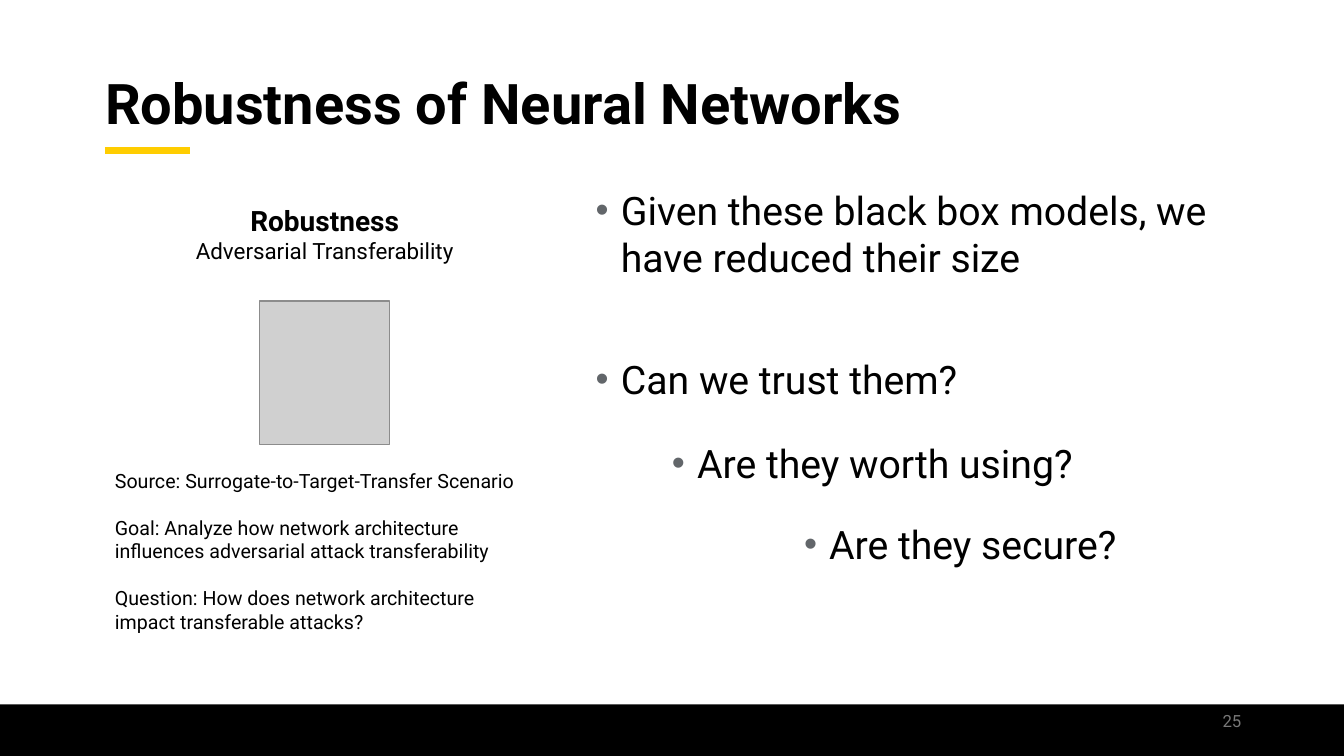
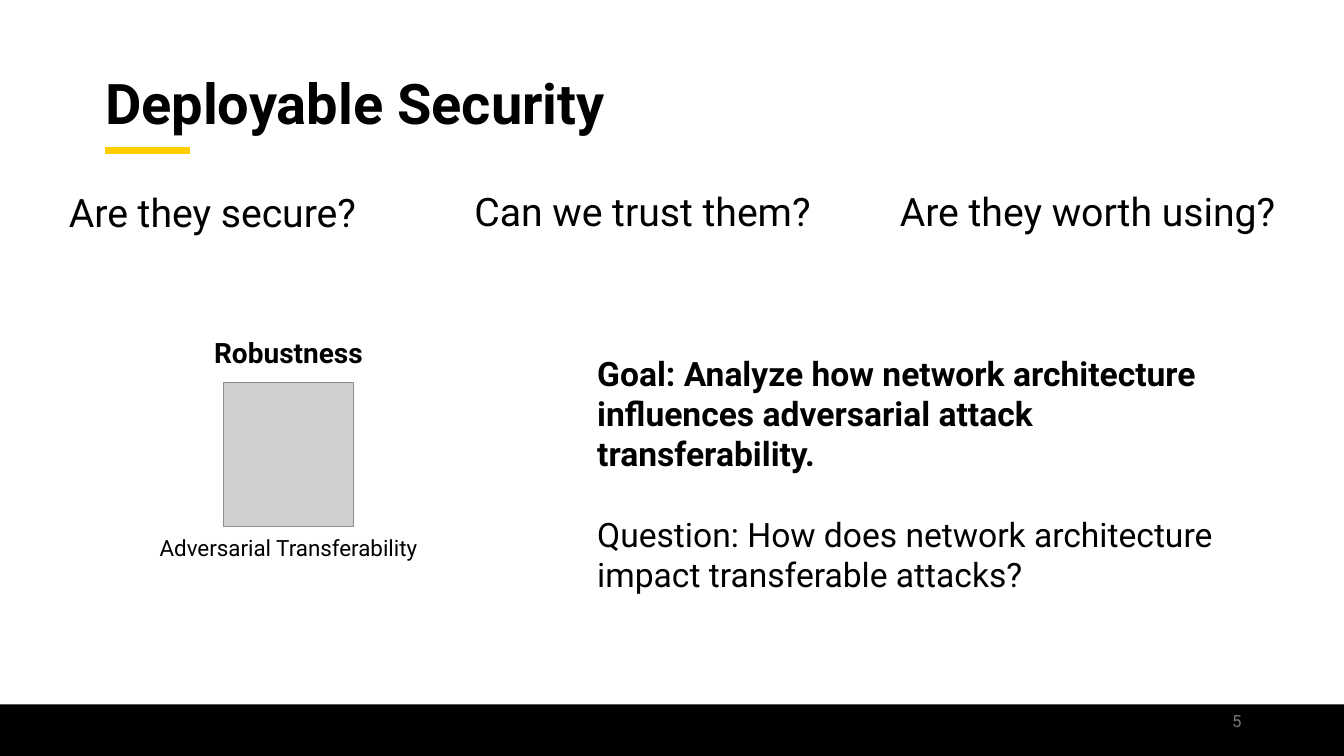
Before and after one commit to jamilgafur/Presentation, a slide deck: slide 5 of Presentation.pptx (slide 25 before the commit). Drawn at 1344x756 pixels with LibreOffice and Linux fonts; fonts in the diff are those of the drawing; grey boxes stand for pictures; background and template pictures are left out. Boxes give left, top, right and bottom in pixels: in the first picture for what was removed or moved away, otherwise in the second. Text is boxed around its words. In the diff, an @@ line names an element or a change of style, - is before the commit and + after.

Commit message:
WIP

```diff
--- a/Presentation.pptx
+++ b/Presentation.pptx
@@ title at <box>105,82,604,136</box>: text changed @@
-Robustness of Neural Networks
+Deployable Security
@@ text "Are they secure?": place and size @@
-text "Are they secure?" at <box>829,529,1116,568</box>
+text "Are they secure?" at <box>69,197,356,236</box>
@@ bullet • to none in 3 elements at <box>900,196,1275,235</box>, <box>69,197,356,236</box>, <box>474,196,811,227</box> @@
@@ text "Can we trust them?": place and size @@
-text "Can we trust them?" at <box>621,195,1206,395</box>
+text "Can we trust them?" at <box>474,196,811,227</box>
@@ text at <box>621,195,1206,273</box>: paragraph removed @@
-• Given these black box models, we have reduced their size
@@ text "Are they worth using?": place and size @@
-text "Are they worth using?" at <box>697,448,1072,487</box>
+text "Are they worth using?" at <box>900,196,1275,235</box>
@@ text "Robustness": place and size @@
-text "Robustness" at <box>115,210,513,633</box>
+text "Robustness" at <box>160,342,417,561</box>
@@ picture: place and size @@
-picture at <box>260,301,390,445</box>
+picture at <box>224,383,354,526</box>
@@ text added at <box>597,360,1212,594</box>, 24 pt, text #000000, bold @@
+Goal: Analyze how network architecture influences adversarial attack transferability.
+Question: How does network architecture impact transferable attacks?
@@ text at <box>115,473,513,633</box>: paragraphs removed @@
-Source: Surrogate-to-Target-Transfer Scenario
-Goal: Analyze how network architecture influences adversarial attack transferability
-Question: How does network architecture impact transferable attacks?
@@ page number at <box>1232,715,1241,727</box>: text changed @@
-25
+5
```
Also in this commit, not shown: 15 other slides changed, 8 slides added, 15 slides removed.
